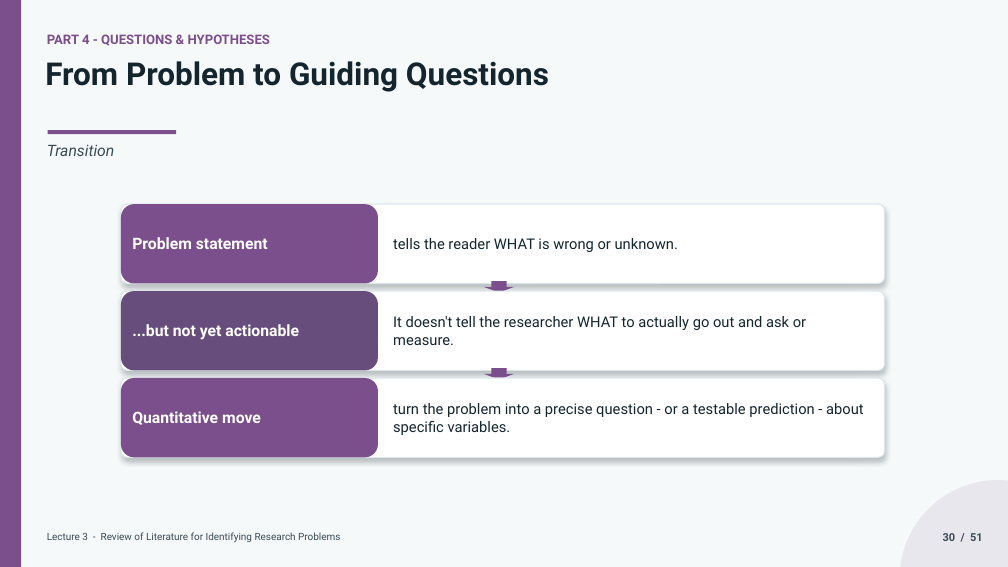
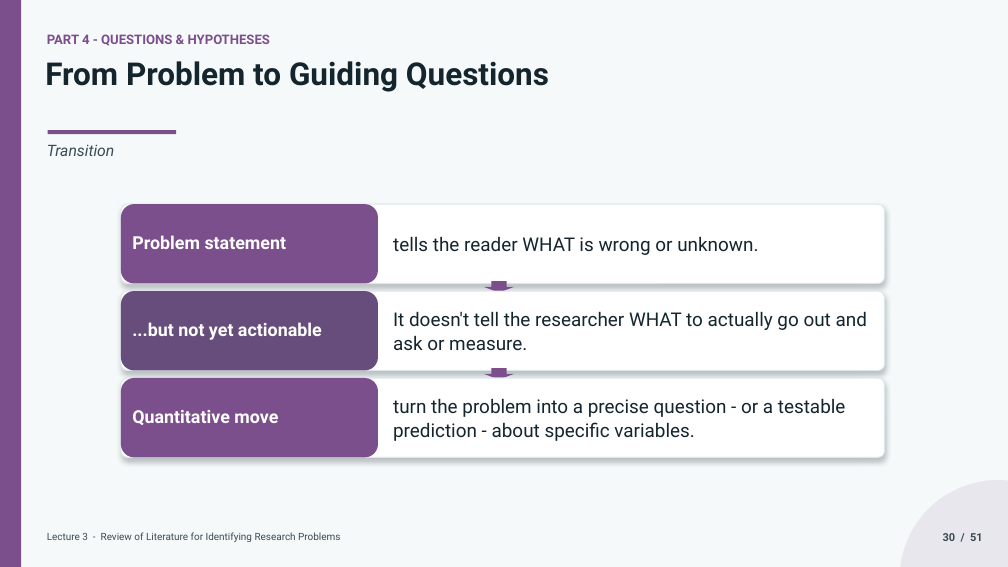
Before and after one commit to lestojas/physics, a slide deck: slide 31 of Lecture3-Review-of-Literature-Competencies11-16.pptx (slide 30 before the commit). Drawn at 1008x567 pixels with LibreOffice and Linux fonts; fonts in the diff are those of the drawing. Boxes give left, top, right and bottom in pixels: in the first picture for what was removed or moved away, otherwise in the second. Text is boxed around its words. In the diff, an @@ line names an element or a change of style, - is before the commit and + after.

```diff
--- a/Lecture3-Review-of-Literature-Competencies11-16.pptx
+++ b/Lecture3-Review-of-Literature-Competencies11-16.pptx
@@ size 15 to 17 pt in 3 elements at (x1=132, y1=235, x2=287, y2=249), (x1=132, y1=322, x2=322, y2=340), (x1=132, y1=410, x2=278, y2=425) @@
@@ size 14 to 18 pt in 3 elements at (x1=393, y1=236, x2=758, y2=255), (x1=393, y1=311, x2=867, y2=350), (x1=393, y1=398, x2=846, y2=441) @@
```
Also in this commit, not shown: 9 other slides changed, 1 slide added, 1 other file.
